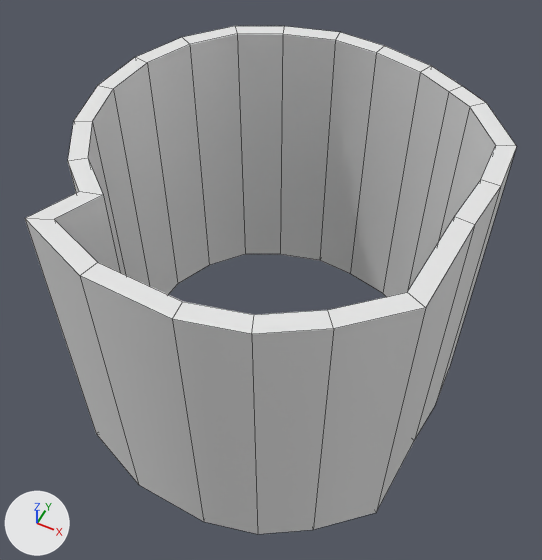
What one commit did to the FBX model BuildingBlocks/Content/Assets/TowerAssets/Elevator_Shaft.FBX.
Camera for both pictures: a 50 mm camera at (30.3, -56.4, 87.0) aimed at (3.0, -1.9, 18.9). Lighting does not change. The marker at lower left points along +X, +Y and +Z. Mesh edges are drawn as thin lines. Where no turn or scale is listed for an object, it has been applied to the vertices.

Script lines for the objects in view, before the commit:
```python
me_mesh = bpy.data.meshes.new('Mesh')
me_mesh.from_pydata(...)  # 88 vertices, 88 faces; spans x -19.7..25.4, y -25.5..22.6, z -0.3..39.1
ob_elevator_shaft = bpy.data.objects.new('Elevator_Shaft', me_mesh)
ob_elevator_shaft.location = (0.0, 0.0, 0.0)
```
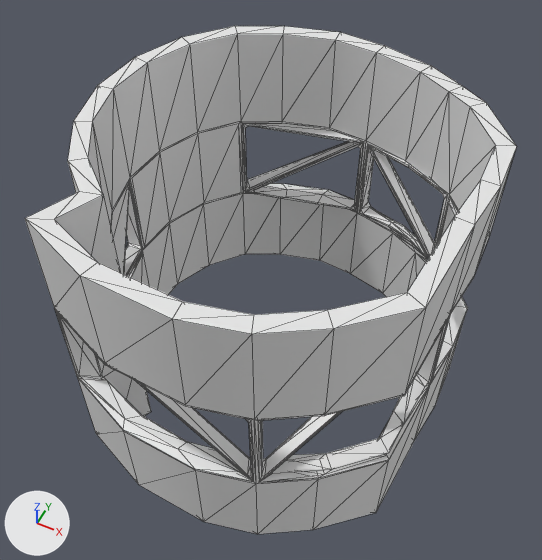
Commit message: [EDIT] updated elevator shaft

Pixel boxes (x1, y1, x2, y2) of what changed, in the pictures (542 x 560 px):
```json
{"part": 1, "of": "me_mesh", "change": "added", "after": [25, 34, 516, 534]}
```

Edits to the scene script, one JSON object a line:
```json
{"block": "me_mesh", "where": "# used by ob_elevator_shaft; location = (0.0, 0.0, 0.0)"}
{"op": "remove", "block": "me_mesh", "code": "me_mesh.from_pydata(...)  # 88 vertices, 88 faces; spans x -19.7..25.4, y -25.5..22.6, z -0.3..39.1"}
{"op": "add", "block": "me_mesh", "code": "me_mesh.from_pydata(...)  # 556 vertices, 1154 faces; spans x -19.7..25.4, y -25.5..22.6, z -0.3..39.1"}
{"block": "me_mesh", "change": "me_mesh part 1: 468 vertices added at x -19.7..25.4, y -25.5..22.6, z 12.7..26.5"}
```
